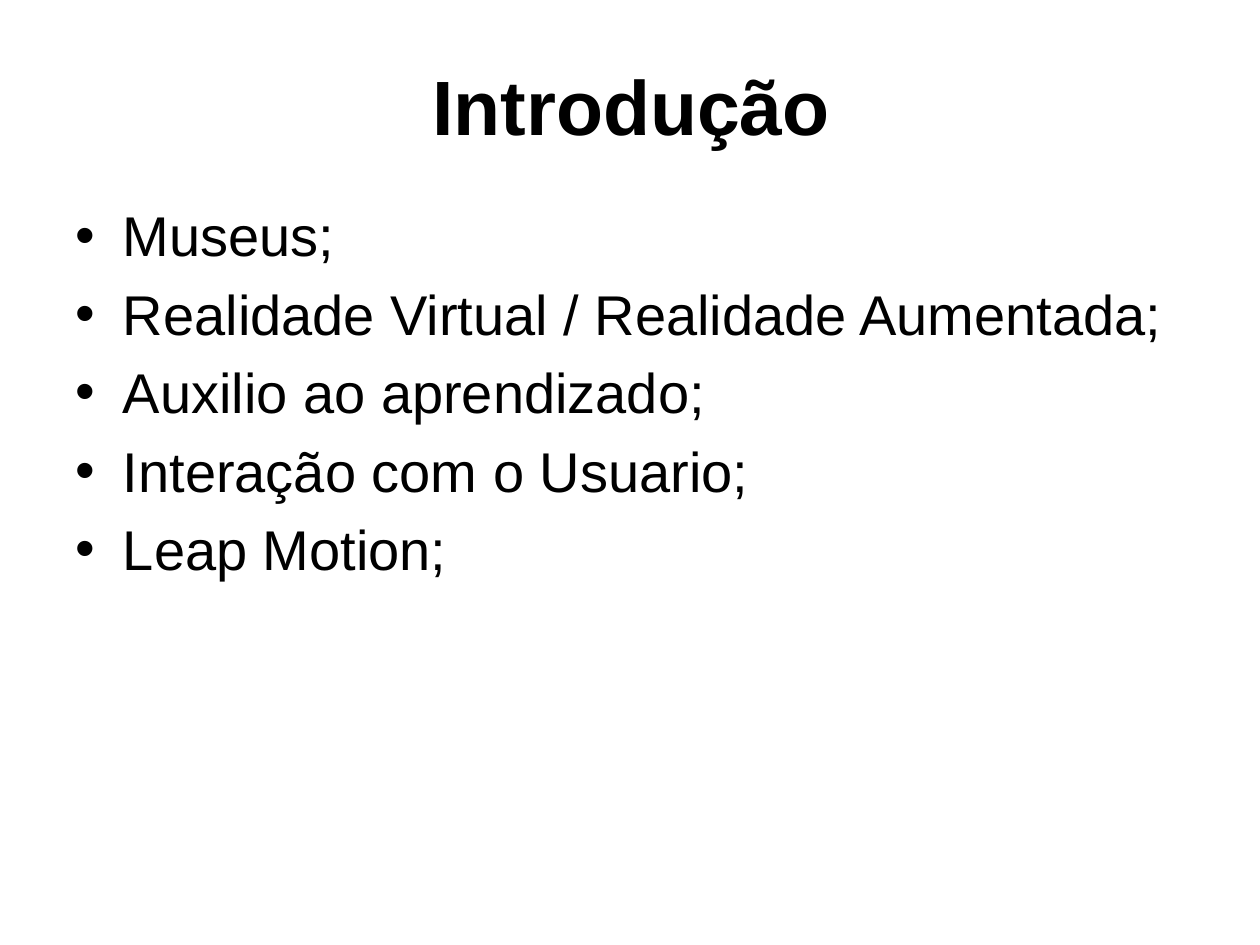
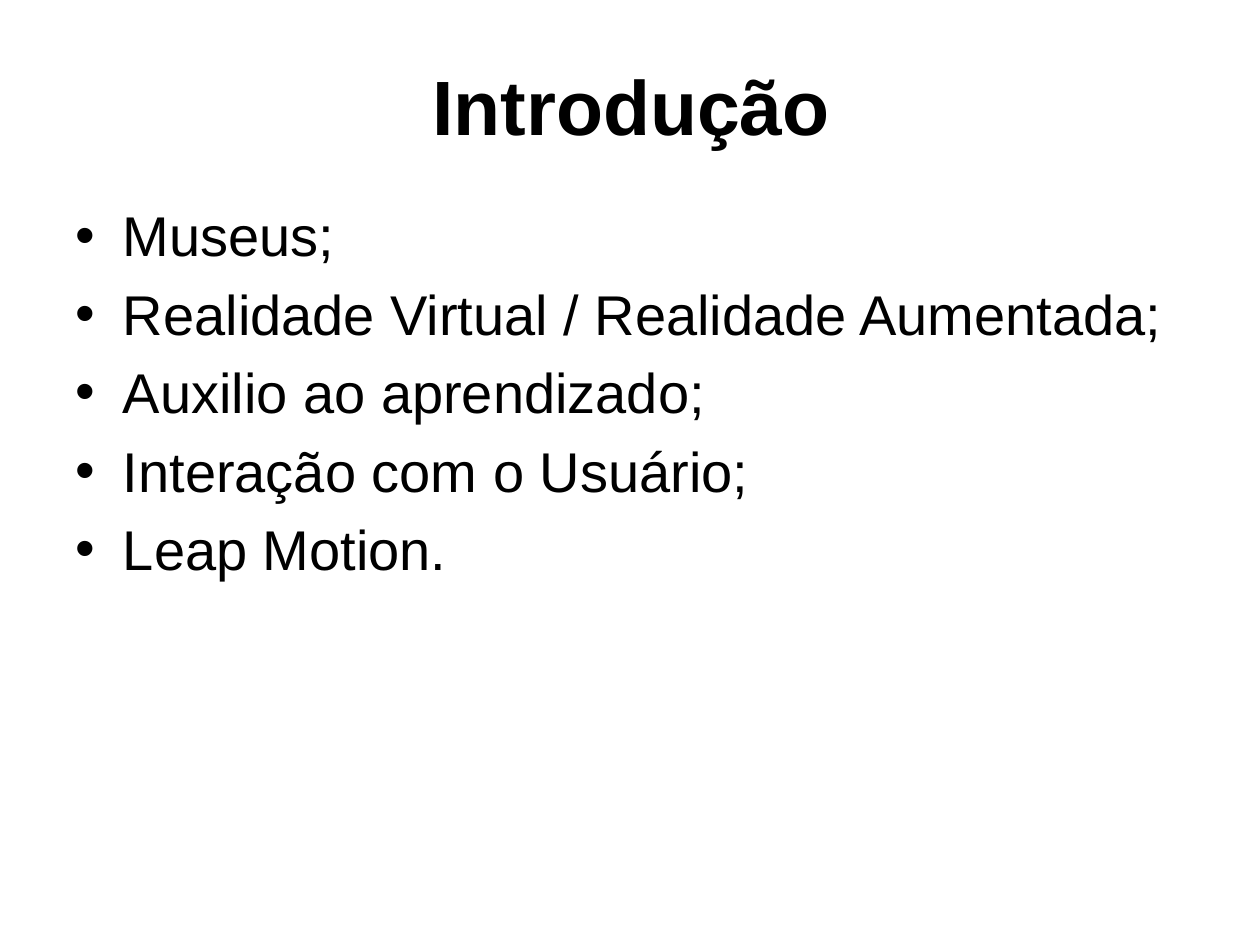
Before and after one commit to gcgfurb/tcc_JulioVicenteBrych, a slide deck: slide 3 of _julio/ApresentaçãoTCC-Julio_Vicente_Brych.pptx. Drawn at 1260x945 pixels with LibreOffice and Linux fonts; fonts in the diff are those of the drawing; background and template pictures are left out. Boxes give left, top, right and bottom in pixels: in the first picture for what was removed or moved away, otherwise in the second. Text is boxed around its words. In the diff, an @@ line names an element or a change of style, - is before the commit and + after.

```diff
--- a/_julio/ApresentaçãoTCC-Julio_Vicente_Brych.pptx
+++ b/_julio/ApresentaçãoTCC-Julio_Vicente_Brych.pptx
@@ text at [123, 450, 749, 581]: text changed @@
-• Interação com o Usuario;
-• Leap Motion;
+• Interação com o Usuário;
+• Leap Motion.
```
Also in this commit, not shown: 10 other slides changed, 1 slide added.
